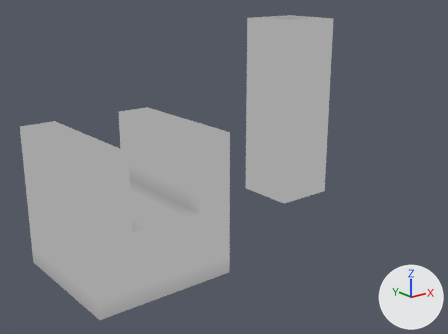
An edit to the glTF model models/cannon.glb, drawn before and after from the same camera.
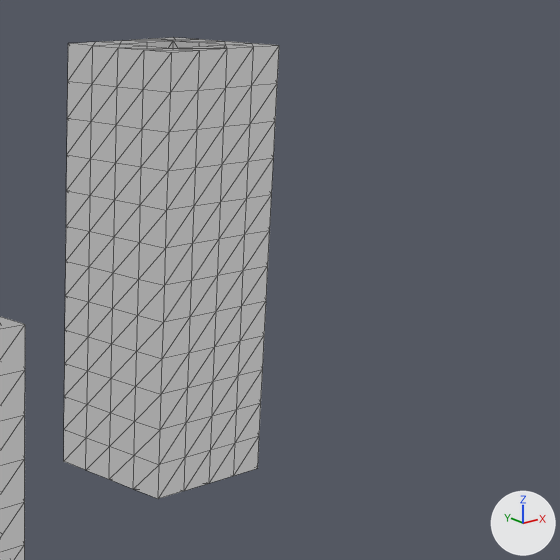
Old and new are each drawn whole from a camera (50 mm lens) standing at (-11.7, -32.2, 15.9) and looking at (12.9, -1.5, 3.6) and again close up on the part from 49% to 100% of the width and 0% to 68% of the height. Every picture has the same lights, and +X, +Y and +Z are marked at lower right. The close-ups show mesh edges as thin lines. Where no turn or scale is listed for an object, it has been applied to the vertices.
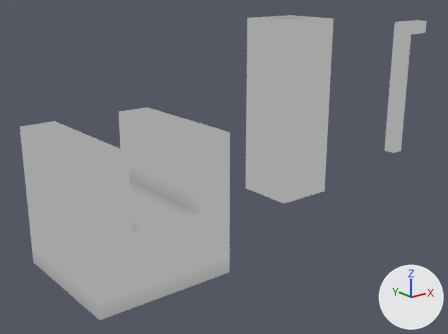
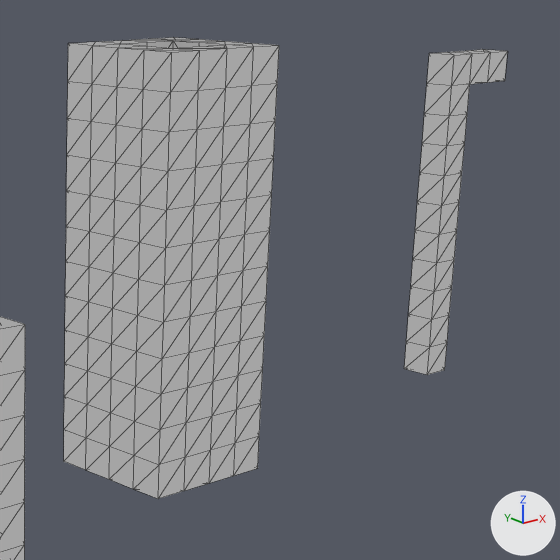
Commit message: Add voxels model to cannon lever

The edits, one by one:
Mesh me_mesh_2 is new.
It has 56 vertices, 108 faces and spans x 0.0..3.0, y -1.0..0.0, z 1.0..12.0.
It uses material mat_opaque (its picture is missing).
Object 'Mesh_2' (ob_mesh_2) is new; it shows me_mesh_2.
Its location is (32.0, 0.0, 0.0).

Changed parts and their boxes [x1, y1, x2, y2] in the close-ups (560 x 560 px):
'Mesh_2', added
    after: [404, 49, 507, 375]
